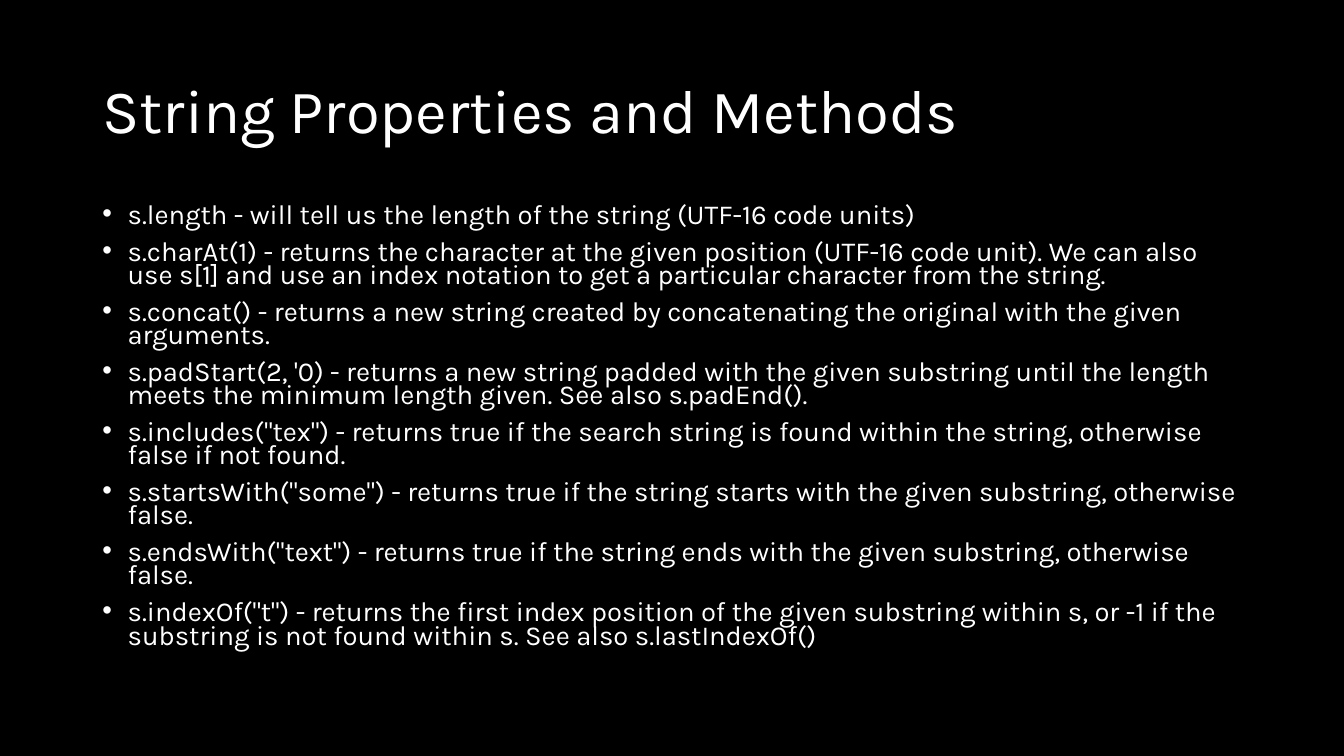
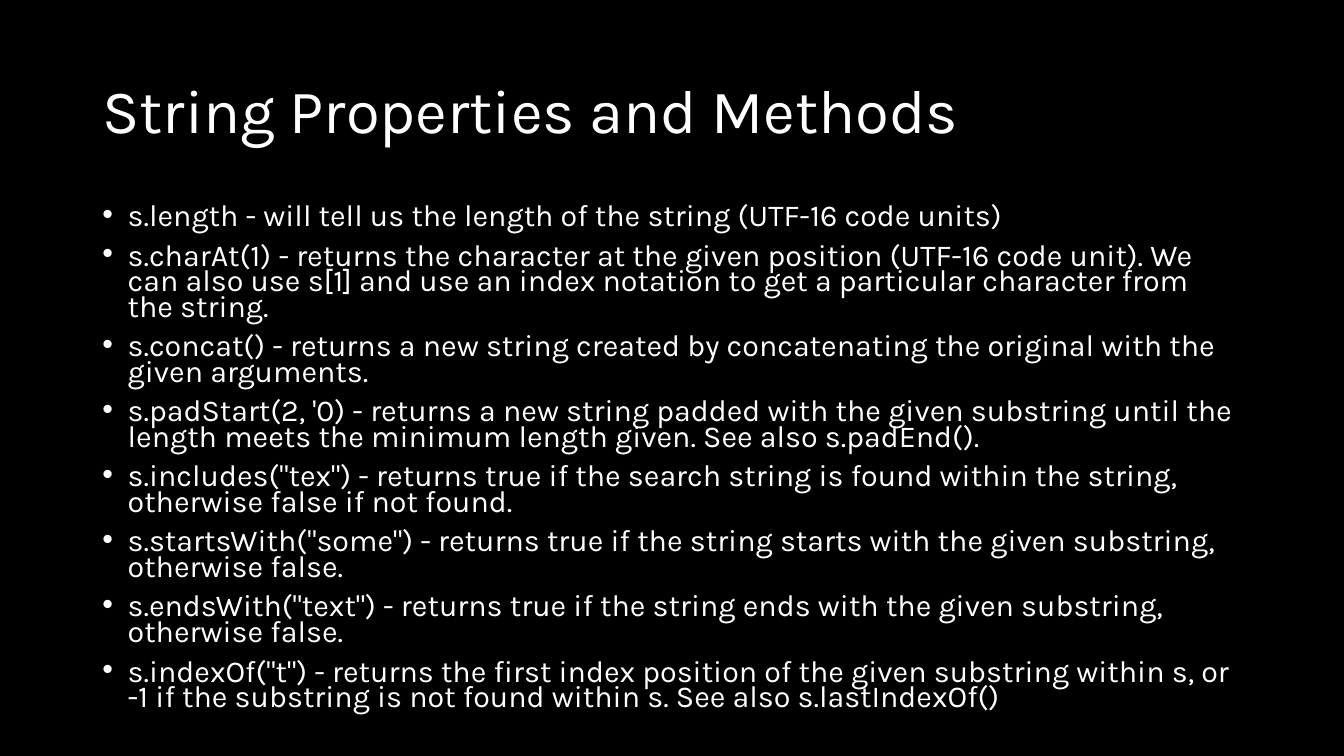
Before and after one commit to natiquekeyin/fall2024, a slide deck: slide 25 of JavaScript/Week3/Week3.pptx. Drawn at 1344x756 pixels with LibreOffice and Linux fonts; fonts in the diff are those of the drawing. Boxes give left, top, right and bottom in pixels: in the first picture for what was removed or moved away, otherwise in the second. Text is boxed around its words. In the diff, an @@ line names an element or a change of style, - is before the commit and + after.

```diff
--- a/JavaScript/Week3/Week3.pptx
+++ b/JavaScript/Week3/Week3.pptx
@@ text "s.length - will tell us ..." at bbox=[128, 204, 1231, 715]: size 19.6 to 21.7 pt @@
```
Also in this commit, not shown: 1 other file.
